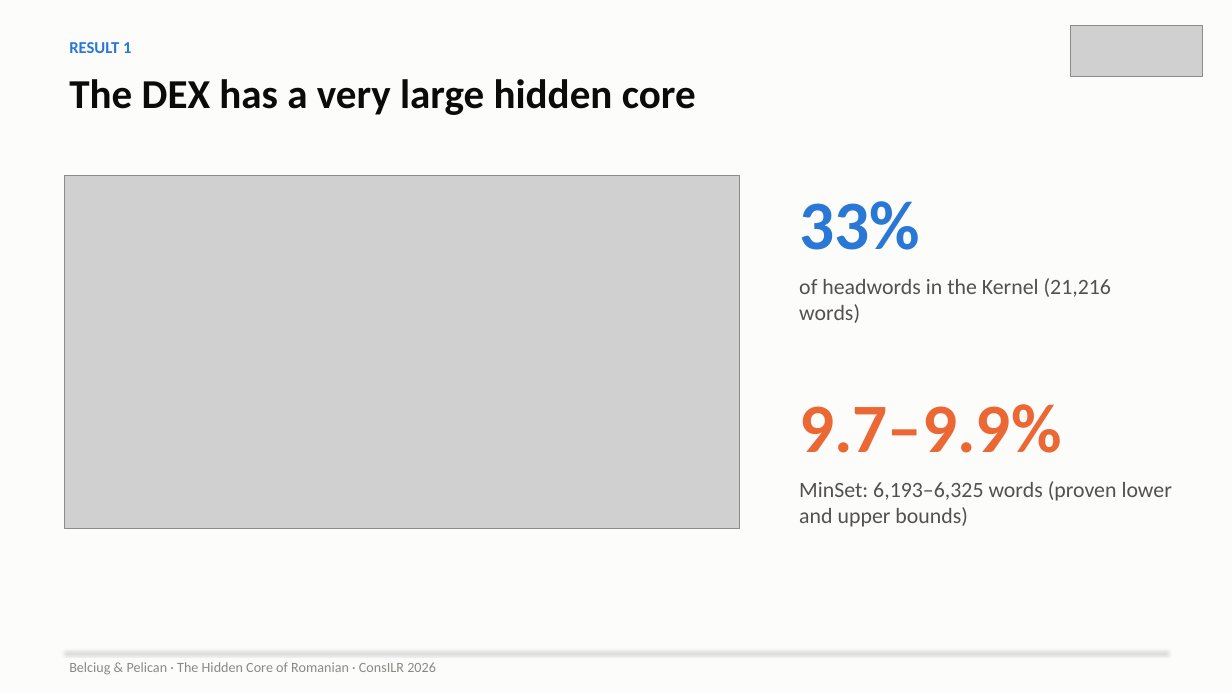
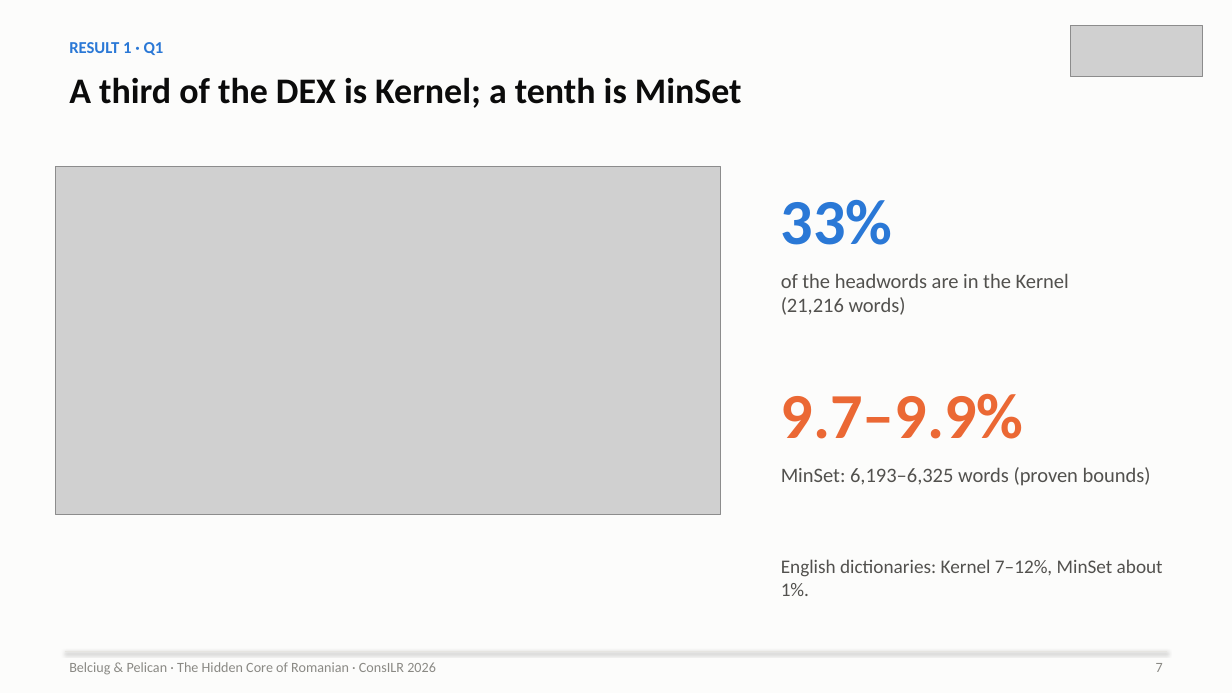
Before and after one commit to ovladon/hidden-core-romanian, a slide deck: slide 7 of slides/HiddenCore_ConsILR2026.pptx (slide 6 before the commit). Drawn at 1232x693 pixels with LibreOffice and Linux fonts; fonts in the diff are those of the drawing; grey boxes stand for pictures. Boxes give left, top, right and bottom in pixels: in the first picture for what was removed or moved away, otherwise in the second. Text is boxed around its words. In the diff, an @@ line names an element or a change of style, - is before the commit and + after.

```diff
--- a/slides/HiddenCore_ConsILR2026.pptx
+++ b/slides/HiddenCore_ConsILR2026.pptx
@@ text at (x1=69, y1=42, x2=164, y2=55): text changed @@
-RESULT 1
+RESULT 1 · Q1
@@ text at (x1=69, y1=77, x2=742, y2=108): text changed; size 32 to 28 pt @@
-The DEX has a very large hidden core
+A third of the DEX is Kernel; a tenth is MinSet
@@ picture resized from (x1=65, y1=176, x2=739, y2=529) to (x1=55, y1=166, x2=721, y2=515) @@
@@ text "33%" moved from (x1=799, y1=201, x2=920, y2=250) to (x1=781, y1=199, x2=893, y2=245) @@
@@ text "33%" at (x1=781, y1=199, x2=893, y2=245): size 54 to 50 pt; less space between paragraphs @@
@@ text at (x1=781, y1=273, x2=1069, y2=315): text changed; size 17 to 16 pt @@
-of headwords in the Kernel (21,216 words)
+of the headwords are in the Kernel (21,216 words)
@@ text "9.7–9.9%" at (x1=781, y1=393, x2=1024, y2=439): size 54 to 50 pt; less space between paragraphs @@
@@ text "9.7–9.9%" moved from (x1=799, y1=404, x2=1061, y2=453) to (x1=781, y1=393, x2=1024, y2=439) @@
@@ text at (x1=781, y1=467, x2=1151, y2=486): text changed; size 17 to 16 pt @@
-MinSet: 6,193–6,325 words (proven lower and upper bounds)
+MinSet: 6,193–6,325 words (proven bounds)
@@ text added at (x1=781, y1=559, x2=1163, y2=596), 15 pt, text #52514E @@
+English dictionaries: Kernel 7–12%, MinSet about 1%.
@@ text added at (x1=1156, y1=663, x2=1163, y2=672), 11 pt, text #8A8984 @@
+7
```
Also in this commit, not shown: 10 other slides changed, 10 slides added, 4 slides removed, 2 other files.
